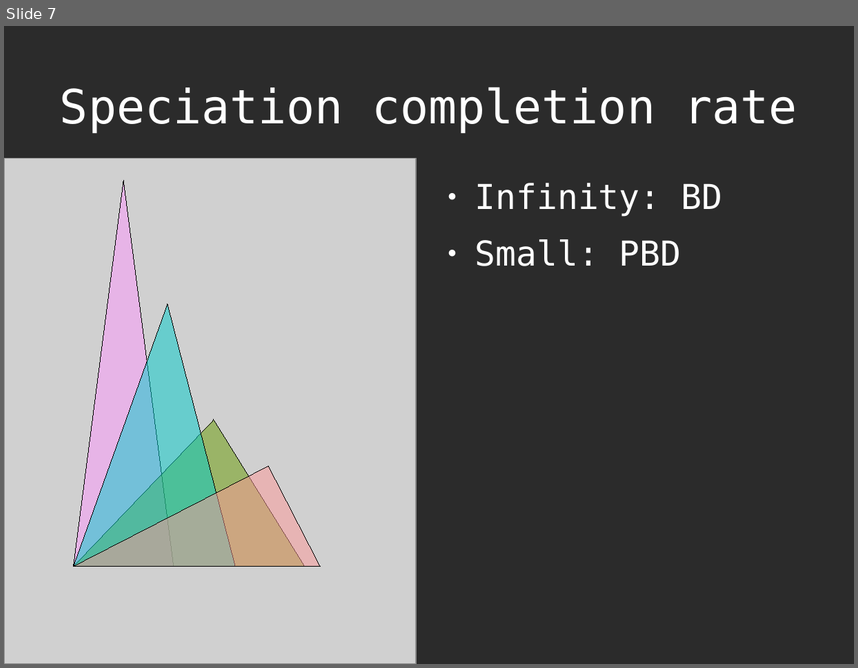
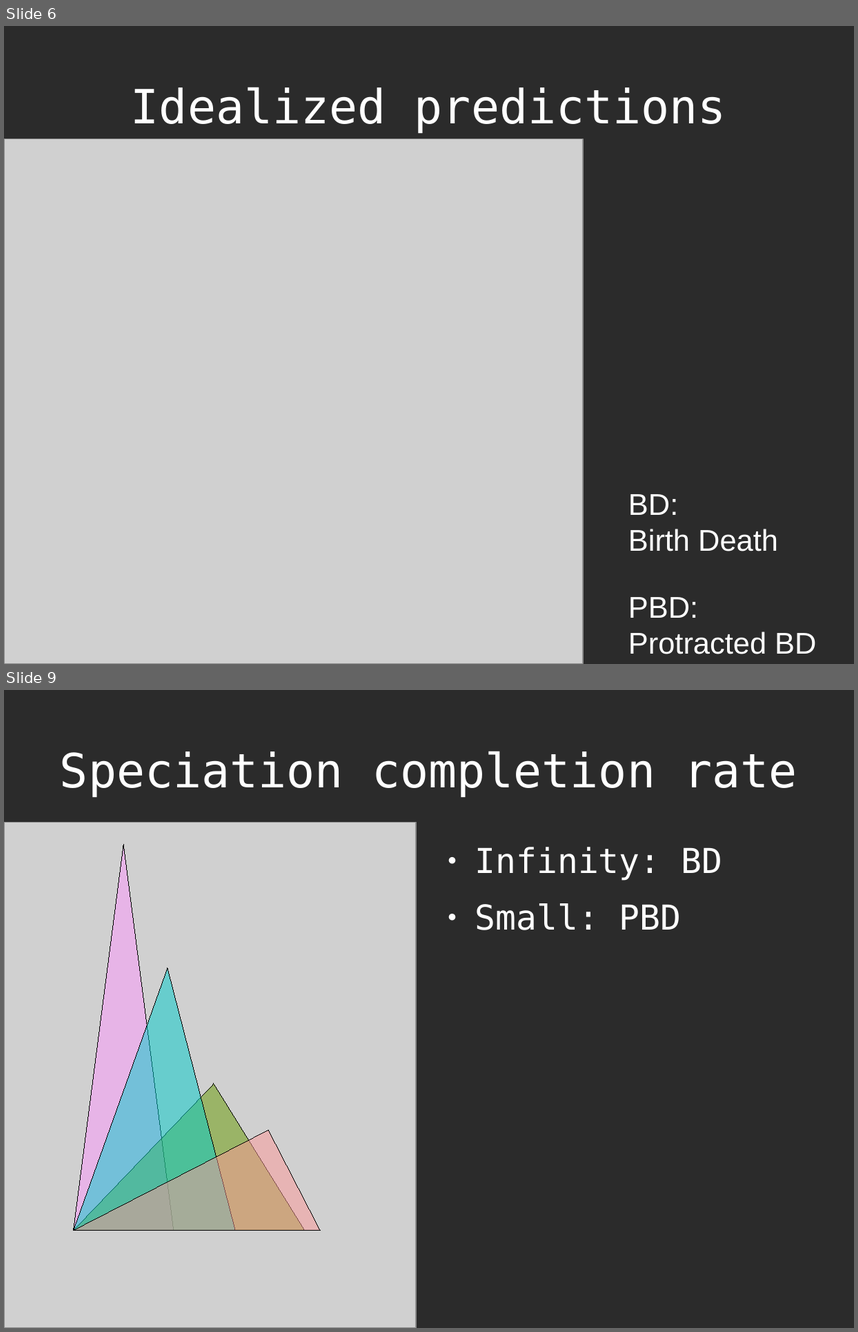
Before and after one commit to richelbilderbeek/Science, a slide deck: Bilderbeek20161214TeceMeeting/20161214TeceMeeting.odp. Shown one above the other, each under a label of ours: slide 7 before the commit, slides 6 and 9 after it; the slides between them are not shown. The pictures are 858x668 and 858x1332 pixels, drawn with LibreOffice and Linux fonts; fonts in the diff are those of the drawing; grey boxes stand for pictures; background and template pictures are left out; a plain dark background stands for a picture behind light text. Boxes give left, top, right and bottom in pixels: in the first picture for what was removed or moved away, otherwise in the second. Text is boxed around its words. In the diff, an @@ line names an element or a change of style, - is before the commit and + after.

```diff
--- a/Bilderbeek20161214TeceMeeting/20161214TeceMeeting.odp
+++ b/Bilderbeek20161214TeceMeeting/20161214TeceMeeting.odp
@@ slide 6 added at box(4, 26, 854, 664), background picture (left out) @@
@@ title added at box(131, 87, 726, 133), 44 pt, text #FFFFFF @@
+Idealized predictions
@@ picture added at box(5, 138, 584, 664) @@
@@ text added at box(628, 494, 816, 654), 28 pt, text #FFFFFF @@
+BD:
+Birth Death
+PBD:
+Protracted BD
@@ what was slide 7 is now slide 9 @@
```
Also in this commit, not shown: 7 slides changed, 2 other slides added, 1 slide removed, 8 other files.
